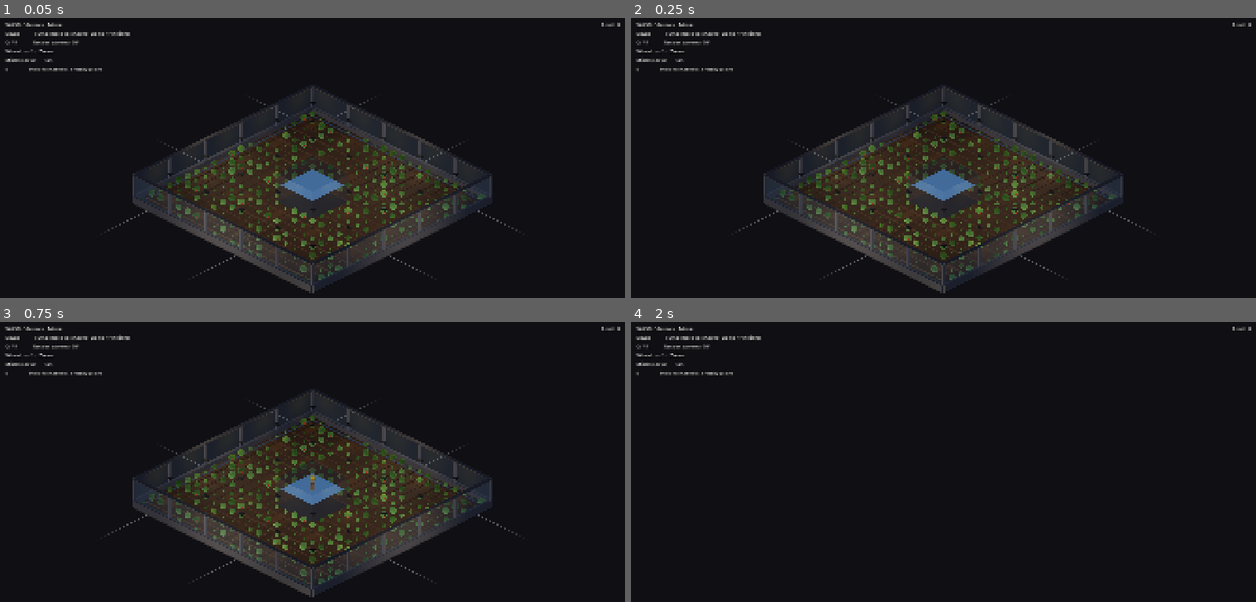
Above: before the commit, frames 1-4 (two rows, left to right).
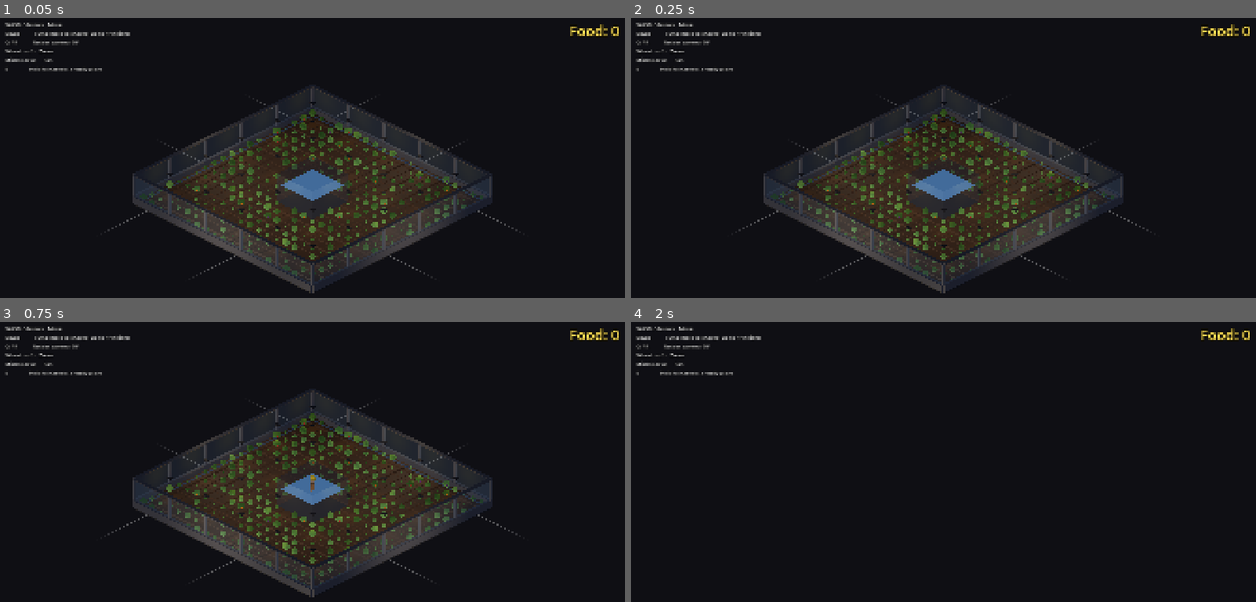
Above: after the commit, the same moments.

Repository: jaredclarkgay/space-tower-iso
Game: Godot game, scene res://scenes/iso_prototype/iso_prototype.tscn
Two runs of this game, one before a commit and one after it. Both use one fixed random seed, a clock stepped at 60 frames per second and the inputs below.
Inputs (mouse positions are in pixels of both pictures, inside the frame that each line leads up to):
- Up to frame 1 (0.05 s): no input
- Up to frame 2 (0.25 s): no input
- Up to frame 3 (0.75 s): move the mouse to (450, 478) at 0.52 s; hold D (move_right) from 0.53 s (still down); hold Middle mouse button (camera_pan) from 0.53 s (still down)
- Up to frame 4 (2 s): tap Space (jump) at 0.77, 1.52 s; move the mouse to (818, 512) at 1.27 s; release D (move_right) at 1.28 s; release Middle mouse button (camera_pan) at 1.28 s; hold S (move_down) from 1.28 s (still down); tap Q (camera_rotate_left) at 1.35 s

The runs differ from the first frame. In frame 1, 3.3% of the frame differs, in the area x 23-100%, y 1-94%; in frame 2, 3.3%; in frame 3, 3.3%; in frame 4, 0.2%.

Commit message:
feat(iso): plant types + harvest feedback + bigger Food HUD
Operator iteration on the harvest UX.

Plant types: 5 named varieties — Tomato, Pepper, Eggplant, Pumpkin,
Cucumber — each with its own fruit-accent colour. Every plot is
randomly assigned a type at build; the type drives both the
"Harvest <name>" prompt and the colour of the fruits visible at
stage 5.

Harvest UX:
- HARVEST_DURATION 1.5 → 0.5 s (operator: "1/3 the amount of time").
- E prompt redesigned: tiny "E" key (font_size 28, pixel_size 0.008,
  85% alpha) with a smaller "Harvest <PlantName>" line beneath it
  (font_size 24, warm-cream tint). Two stacked Label3Ds parented to a
  common Node3D so they show/hide as a unit. Both billboard so they
  read from any iso angle.
- Floating "+1 <PlantName>" label spawns at the plot's position when a
  harvest completes. Tween animates it up 1.4 m and fades to 0 alpha
  over 1 s in parallel; queue_freed on `finished`. Reads as a clear
  "you got something" beat.

Food HUD (top-right):
- font_size 44, gold tint Color(1, 0.88, 0.34), outline_size 12.
  Wider offset budget (-340 left) so larger numbers don't clip.
  Substantially more visible than the previous default-size white.

Verified: `godot --headless --quit-after 200` exits 0, no errors.

Co-Authored-By: Claude Opus 4.7 (1M context) <noreply@anthropic.com>

Diff:
--- a/autoloads/constants.gd
+++ b/autoloads/constants.gd
@@ -73,9 +73,20 @@
 const GROWTH_TOTAL_DURATION := 30.0
 const GROWTH_STAGE_DURATION := GROWTH_TOTAL_DURATION / float(GROWTH_STAGE_COUNT)
 const POST_HARVEST_DURATION := 10.0
-const HARVEST_DURATION := 1.5
+const HARVEST_DURATION := 0.5             # was 1.5 — operator wanted 1/3
 const HARVEST_RADIUS := 1.2
 const HARVEST_KNEEL_SCALE_Y := 0.55
+
+# Plant types — each plot is randomly assigned one. Drives the prompt text
+# ("Harvest Tomato") and the fruit-accent colour at stage 5. Add types here
+# and the floor picks them up automatically.
+const PLANT_TYPES := [
+	{ "name": "Tomato",   "fruit_color": Color(0.85, 0.25, 0.20) },
+	{ "name": "Pepper",   "fruit_color": Color(1.00, 0.55, 0.10) },
+	{ "name": "Eggplant", "fruit_color": Color(0.45, 0.20, 0.55) },
+	{ "name": "Pumpkin",  "fruit_color": Color(0.95, 0.45, 0.10) },
+	{ "name": "Cucumber", "fruit_color": Color(0.40, 0.65, 0.30) },
+]
 
 # --- Tuck-and-flip (triggered above a charge threshold) ---
 # Charge threshold expressed as a fraction of PLAYER_JUMP_CHARGE_DURATION;
--- a/scenes/iso_prototype/iso_floor.gd
+++ b/scenes/iso_prototype/iso_floor.gd
@@ -91,9 +91,33 @@
 
 
 func harvest_plot(plot: Dictionary) -> void:
+	# Spawn a "+1 <PlantName>" floating label that rises and fades. Fired
+	# *before* mutating the plot so the plant_type is still the type the
+	# player just harvested (it's set once at build, but keeping this order
+	# makes future re-randomisation safe).
+	_spawn_harvest_feedback(plot)
 	plot.stage = 0
 	plot.time_in_stage = 0.0
 	_refresh_plot_visuals(plot)
+
+
+func _spawn_harvest_feedback(plot: Dictionary) -> void:
+	var label := Label3D.new()
+	label.text = "+1 %s" % plot.plant_type.name
+	label.font_size = 40
+	label.outline_size = 6
+	label.modulate = Color(0.7, 1.0, 0.55, 1)
+	label.outline_modulate = Color(0, 0, 0, 0.85)
+	label.pixel_size = 0.011
+	label.billboard = BaseMaterial3D.BILLBOARD_ENABLED
+	label.no_depth_test = true
+	label.position = plot.world_pos + Vector3(0, 0.7, 0)
+	add_child(label)
+	var start_y: float = label.position.y
+	var tween := create_tween().set_parallel(true)
+	tween.tween_property(label, ^"position:y", start_y + 1.4, 1.0)
+	tween.tween_property(label, ^"modulate:a", 0.0, 1.0)
+	tween.finished.connect(label.queue_free)
 
 
 # --- Slab -------------------------------------------------------------------
@@ -330,6 +354,11 @@
 		Color(0.25, 0.45, 0.18),
 	]
 	var plant_color: Color = greens[_rng.randi() % greens.size()]
+	# Pick a plant type — drives the harvest prompt's "<name>" and the
+	# fruit-accent colour shown at stage 5.
+	var types: Array = _c.PLANT_TYPES
+	var plant_type: Dictionary = types[_rng.randi() % types.size()]
+	var fruit_color: Color = plant_type.fruit_color
 
 	# Soil — its material is shared (we mutate albedo when stage = 0 to read
 	# as freshly turned dirt). Each plot gets its own StandardMaterial3D.
@@ -353,14 +382,14 @@
 	plant.material_override = _make_material(plant_color)
 	add_child(plant)
 
-	# Two fruit accents — visible only at stage 5.
+	# Two fruit accents — visible only at stage 5; colour by plant type.
 	var fruit_a := MeshInstance3D.new()
 	fruit_a.name = "FruitA"
 	var fa_mesh := SphereMesh.new()
 	fa_mesh.radius = 0.08
 	fa_mesh.height = 0.16
 	fruit_a.mesh = fa_mesh
-	fruit_a.material_override = _make_material(Color(0.85, 0.25, 0.2))
+	fruit_a.material_override = _make_material(fruit_color)
 	fruit_a.position = Vector3(x + 0.18, 0.45, z + 0.12)
 	add_child(fruit_a)
 
@@ -370,7 +399,7 @@
 	fb_mesh.radius = 0.06
 	fb_mesh.height = 0.12
 	fruit_b.mesh = fb_mesh
-	fruit_b.material_override = _make_material(Color(0.85, 0.25, 0.2))
+	fruit_b.material_override = _make_material(fruit_color)
 	fruit_b.position = Vector3(x - 0.14, 0.42, z - 0.16)
 	add_child(fruit_b)
 
@@ -383,6 +412,7 @@
 		"world_pos": Vector3(x, 0, z),
 		"stage": initial_stage,
 		"time_in_stage": initial_t,
+		"plant_type": plant_type,
 		"soil": soil,
 		"plant": plant,
 		"fruit_a": fruit_a,
--- a/scenes/iso_prototype/iso_player.gd
+++ b/scenes/iso_prototype/iso_player.gd
@@ -55,10 +55,13 @@
 var _harvest_target: Variant = null   # plot Dictionary returned by iso_floor
 var _nearest_plot: Variant = null     # cached this frame for E-prompt visibility
 
-# E-prompt: a Label3D billboarded above the head when a harvestable plot
-# is in range. Harvest gauge: a horizontal green bar slightly below the
-# E-prompt that fills over HARVEST_DURATION seconds.
+# Prompt above the head when a harvestable plot is in range. Two stacked
+# Label3Ds: a tiny "E" key label, and a slightly larger "Harvest <PlantName>"
+# line below it. Both billboard so they stay readable from any iso angle.
+# Harvest gauge: a horizontal green bar that fills over HARVEST_DURATION.
+var _prompt_root: Node3D
 var _e_prompt: Label3D
+var _harvest_label: Label3D
 var _harvest_bar_root: Node3D
 var _harvest_bar_fill_pivot: Node3D
 var _harvest_bar_fill_mesh: MeshInstance3D
@@ -235,13 +238,16 @@
 	_update_harvest_bar(_harvest_progress if _is_harvesting else 0.0)
 	# E prompt visible when there's a harvestable plot in range, we're on
 	# the ground, not currently harvesting, and not charging a jump.
-	if _e_prompt:
-		_e_prompt.visible = (
+	if _prompt_root:
+		var should_show: bool = (
 			_nearest_plot != null
 			and is_on_floor()
 			and not _is_harvesting
 			and charge_progress <= 0.001
 		)
+		_prompt_root.visible = should_show
+		if should_show and _harvest_label:
+			_harvest_label.text = "Harvest %s" % _nearest_plot.plant_type.name
 
 	# Mirror to GameState as the single source of truth.
 	_gs.player.iso_pos = global_position
@@ -483,22 +489,41 @@
 	return m
 
 
-# E-prompt sits above the head when a harvestable plot is in range. Label3D
-# with billboard so it stays readable from any iso camera angle.
+# Tiny "E" key + "Harvest <PlantName>" subtext above the head, shown when a
+# harvestable plot is in range. Parent group toggles visibility so both
+# labels appear/disappear together.
 func _build_e_prompt() -> void:
+	_prompt_root = Node3D.new()
+	_prompt_root.name = "EPromptGroup"
+	_prompt_root.position = Vector3(0, 2.55, 0)
+	_prompt_root.visible = false
+	add_child(_prompt_root)
+
 	_e_prompt = Label3D.new()
-	_e_prompt.name = "EPrompt"
+	_e_prompt.name = "EKey"
 	_e_prompt.text = "E"
-	_e_prompt.font_size = 64
-	_e_prompt.outline_size = 8
-	_e_prompt.modulate = Color(1, 1, 1, 0.95)
+	_e_prompt.font_size = 28
+	_e_prompt.outline_size = 4
+	_e_prompt.modulate = Color(1, 1, 1, 0.85)
 	_e_prompt.outline_modulate = Color(0, 0, 0, 0.85)
-	_e_prompt.pixel_size = 0.012
+	_e_prompt.pixel_size = 0.008
 	_e_prompt.billboard = BaseMaterial3D.BILLBOARD_ENABLED
 	_e_prompt.no_depth_test = true
-	_e_prompt.position = Vector3(0, 2.85, 0)
-	_e_prompt.visible = false
-	add_child(_e_prompt)
+	_e_prompt.position = Vector3(0, 0.32, 0)
+	_prompt_root.add_child(_e_prompt)
+
+	_harvest_label = Label3D.new()
+	_harvest_label.name = "HarvestLabel"
+	_harvest_label.text = "Harvest"
+	_harvest_label.font_size = 24
+	_harvest_label.outline_size = 4
+	_harvest_label.modulate = Color(0.9, 0.98, 0.8, 0.85)
+	_harvest_label.outline_modulate = Color(0, 0, 0, 0.85)
+	_harvest_label.pixel_size = 0.008
+	_harvest_label.billboard = BaseMaterial3D.BILLBOARD_ENABLED
+	_harvest_label.no_depth_test = true
+	_harvest_label.position = Vector3(0, 0.12, 0)
+	_prompt_root.add_child(_harvest_label)
 
 
 # Horizontal harvest gauge — fills left-to-right over HARVEST_DURATION.
--- a/scenes/iso_prototype/iso_prototype.tscn
+++ b/scenes/iso_prototype/iso_prototype.tscn
@@ -59,17 +59,17 @@
 E               Hold to harvest a ready plant"
 
 [node name="FoodCount" type="Label" parent="HUD"]
+anchors_preset = 1
 anchor_left = 1.0
-anchor_top = 0.0
 anchor_right = 1.0
-anchor_bottom = 0.0
-offset_left = -200.0
+offset_left = -340.0
 offset_top = 16.0
 offset_right = -20.0
-offset_bottom = 64.0
+offset_bottom = 92.0
+theme_override_colors/font_color = Color(1, 0.88, 0.34, 1)
+theme_override_colors/font_outline_color = Color(0.05, 0.04, 0, 1)
+theme_override_constants/outline_size = 12
+theme_override_font_sizes/font_size = 44
+text = "Food: 0"
 horizontal_alignment = 2
-text = "Food: 0"
-theme_override_colors/font_color = Color(1, 1, 1, 0.92)
-theme_override_colors/font_outline_color = Color(0, 0, 0, 0.85)
-theme_override_constants/outline_size = 6
 script = ExtResource("4_food")
Not shown, added: scenes/iso_prototype/food_count_hud.gd.uid
Not shown: 1 places in scenes/iso_prototype/iso_prototype.tscn that only renumber resources
